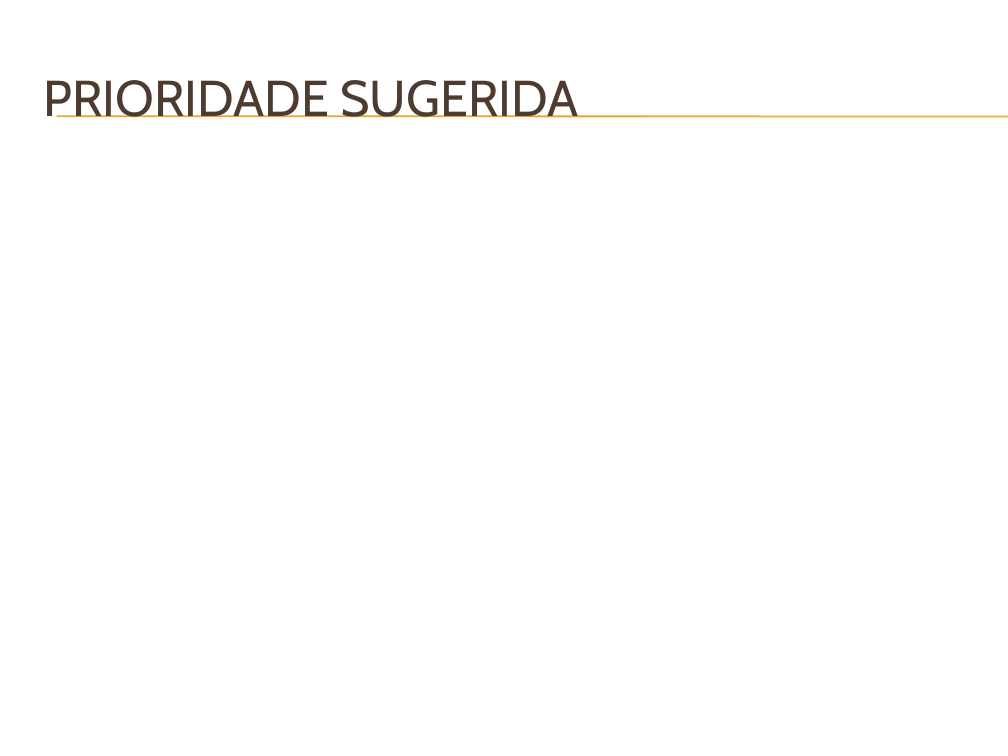
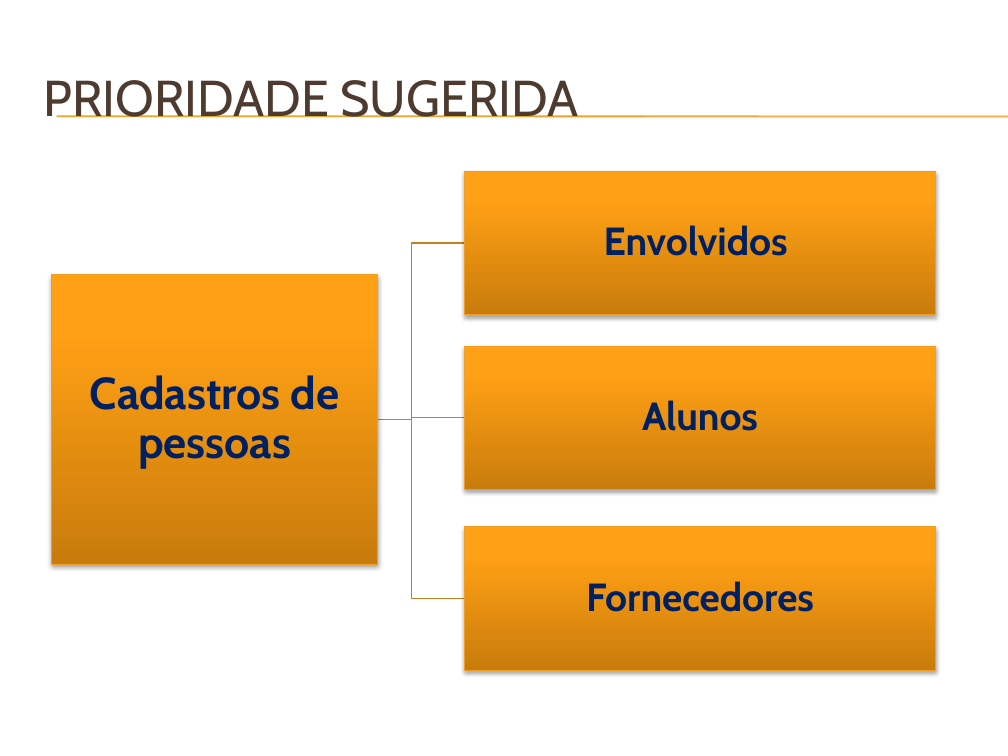
Before and after one commit to Neimarmg/Open_source, a slide deck: slide 13 of SAS/Planejamento/Docs/#3 - Apresentação do projeto.pptx (slide 14 before the commit). Drawn at 1008x756 pixels with LibreOffice and Linux fonts; fonts in the diff are those of the drawing; background and template pictures are left out. Boxes give left, top, right and bottom in pixels: in the first picture for what was removed or moved away, otherwise in the second. Text is boxed around its words. In the diff, an @@ line names an element or a change of style, - is before the commit and + after.

Commit message:
201409050752
Edição a app prioridades

```diff
--- a/SAS/Planejamento/Docs/#3 - Apresentação do projeto.pptx
+++ b/SAS/Planejamento/Docs/#3 - Apresentação do projeto.pptx
@@ group added at <box>51,171,936,670</box>: 4 rectangles, 4 texts, 3 freeform shapes @@
+Cadastros de pessoas
+Envolvidos
+Alunos
+Fornecedores
```
